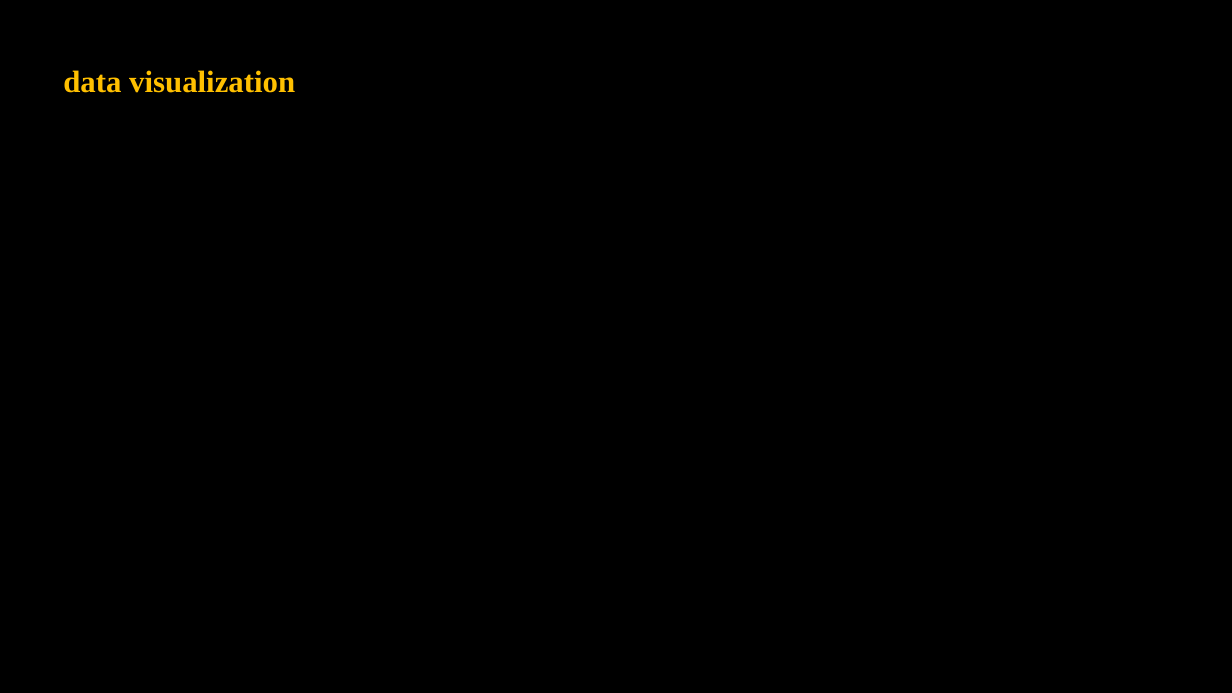
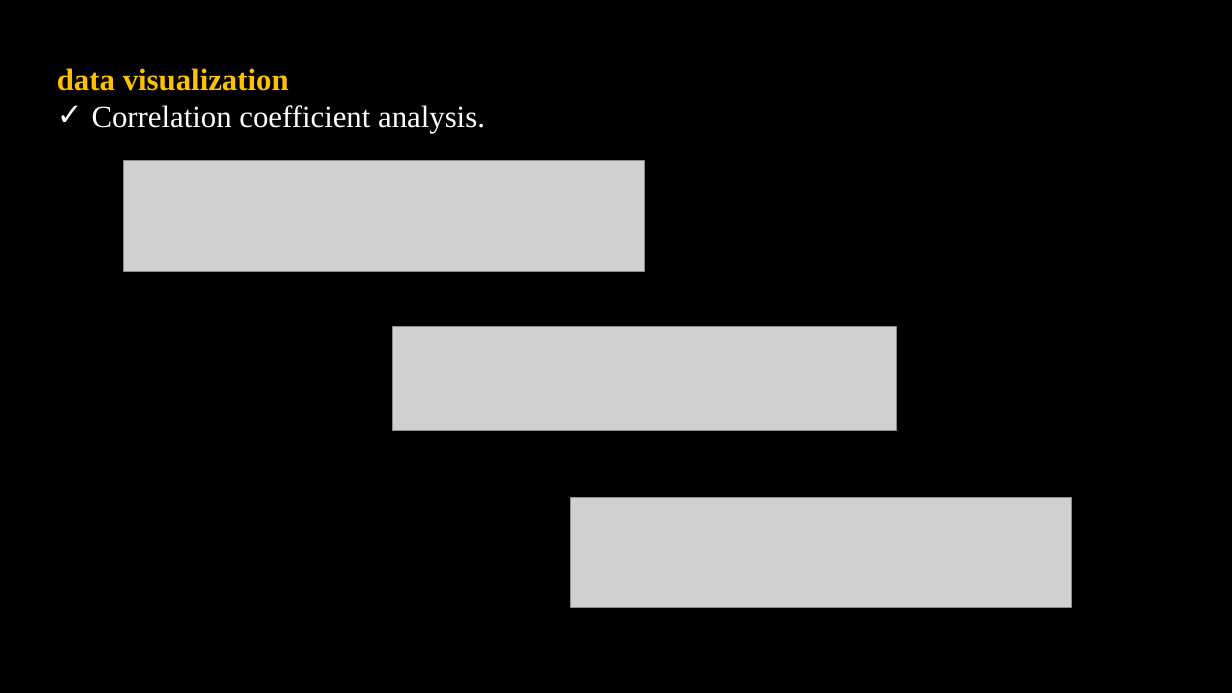
Before and after one commit to jash1112/project-financial_analysis, a slide deck: slide 12 of The project.pptx (slide 11 before the commit). Drawn at 1232x693 pixels with LibreOffice and Linux fonts; fonts in the diff are those of the drawing; grey boxes stand for pictures; background and template pictures are left out. Boxes give left, top, right and bottom in pixels: in the first picture for what was removed or moved away, otherwise in the second. Text is boxed around its words. In the diff, an @@ line names an element or a change of style, - is before the commit and + after.

```diff
--- a/The project.pptx
+++ b/The project.pptx
@@ text at (x1=92, y1=105, x2=485, y2=133): paragraph added @@
+✓ Correlation coefficient analysis.
@@ picture added at (x1=124, y1=161, x2=645, y2=272) @@
@@ picture added at (x1=393, y1=326, x2=897, y2=431) @@
@@ picture added at (x1=571, y1=497, x2=1072, y2=607) @@
```
Also in this commit, not shown: 2 other slides changed, 4 slides added, 3 slides removed, 1 other file.
